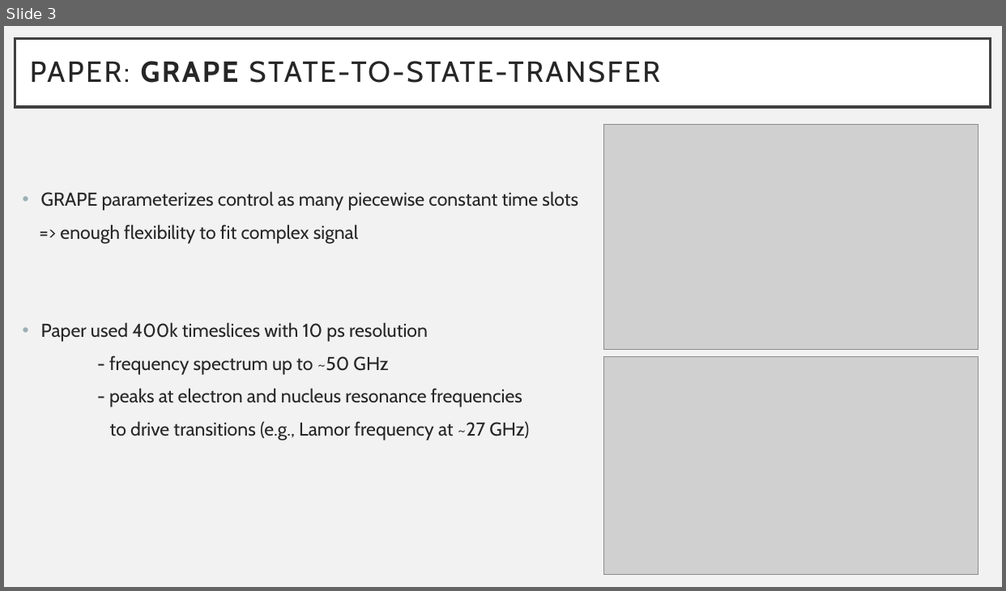
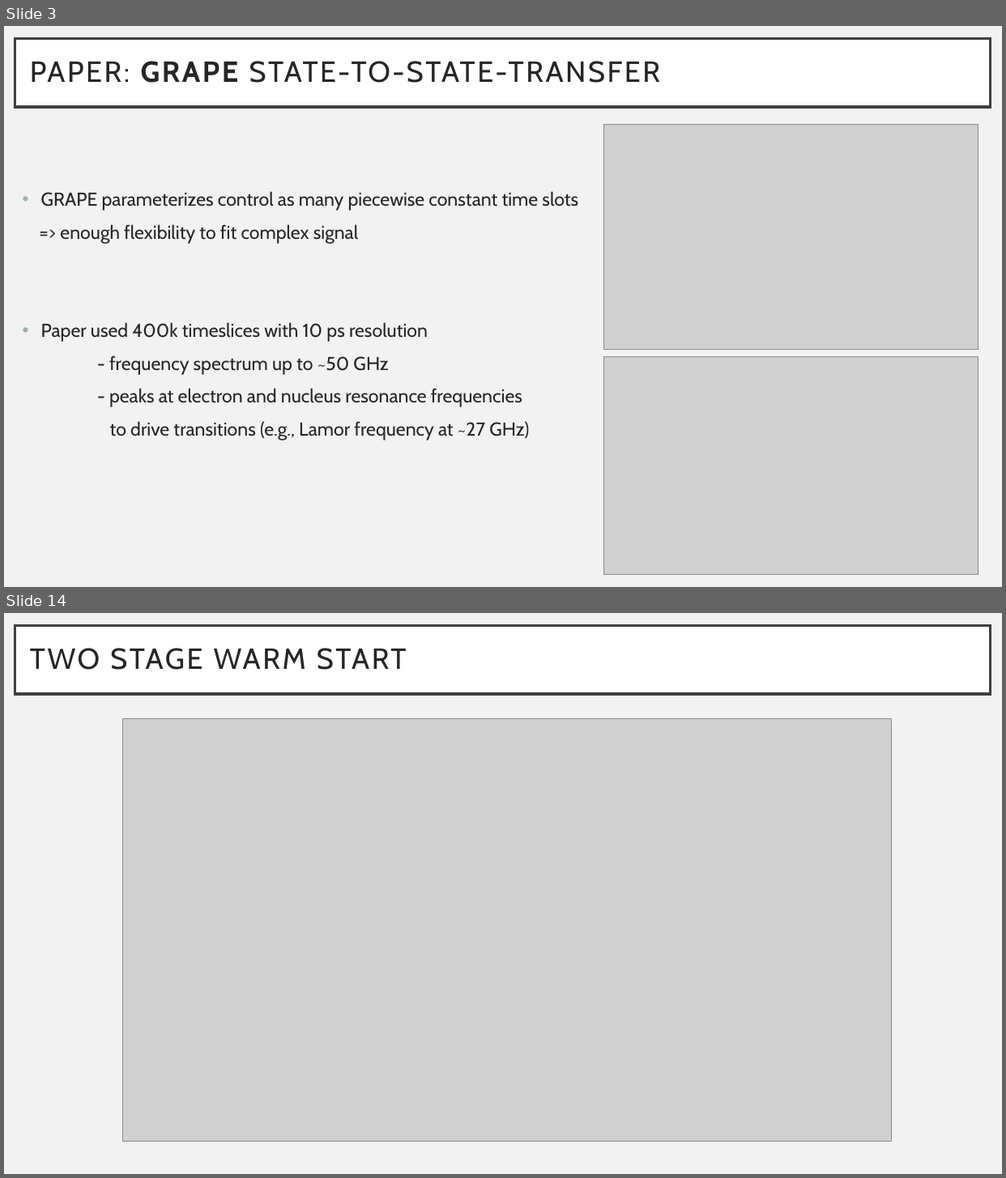
Before and after one commit to johnkrs/GOAT_UXX, a slide deck: GOAT_results.pptx. Shown one above the other, each under a label of ours: slide 3 before the commit, slides 3 and 14 after it; the slides between them are not shown. The pictures are 1006x591 and 1006x1178 pixels, drawn with LibreOffice and Linux fonts; fonts in the diff are those of the drawing; grey boxes stand for pictures. Boxes give left, top, right and bottom in pixels: in the first picture for what was removed or moved away, otherwise in the second. Text is boxed around its words. In the diff, an @@ line names an element or a change of style, - is before the commit and + after.

```diff
--- a/GOAT_results.pptx
+++ b/GOAT_results.pptx
@@ slide 14 added at [4, 613, 1002, 1174], background #F2F2F2 @@
@@ title added at [15, 626, 991, 694], fill #FFFFFF, outline #404040 2.5 pt, 28 pt, text #262626 @@
+TWO STAGE WARM START
@@ picture added at [123, 718, 892, 1142] @@
```
Also in this commit, not shown: 2 slides changed, 10 other slides added, 1 other file.
